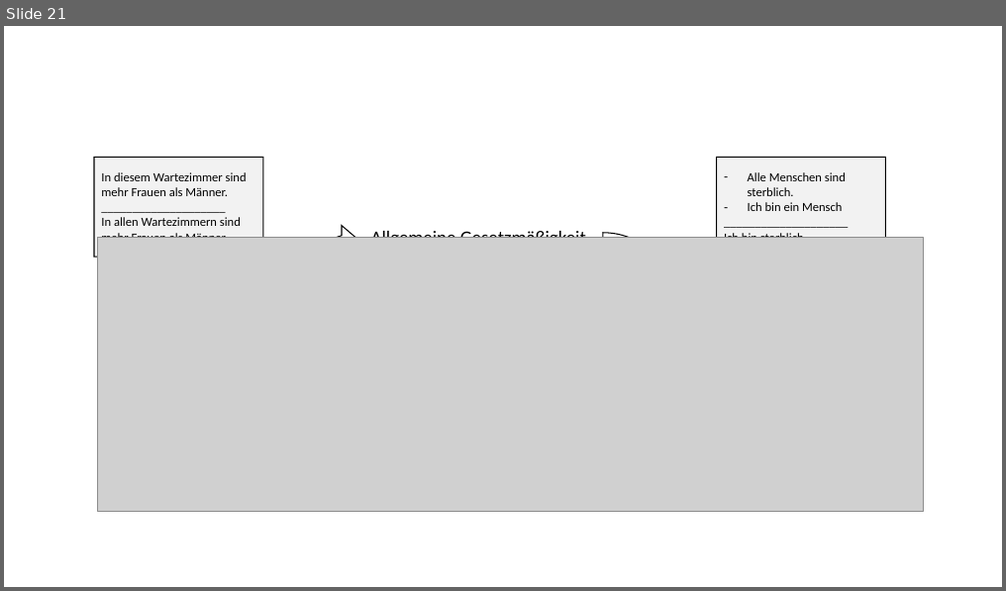
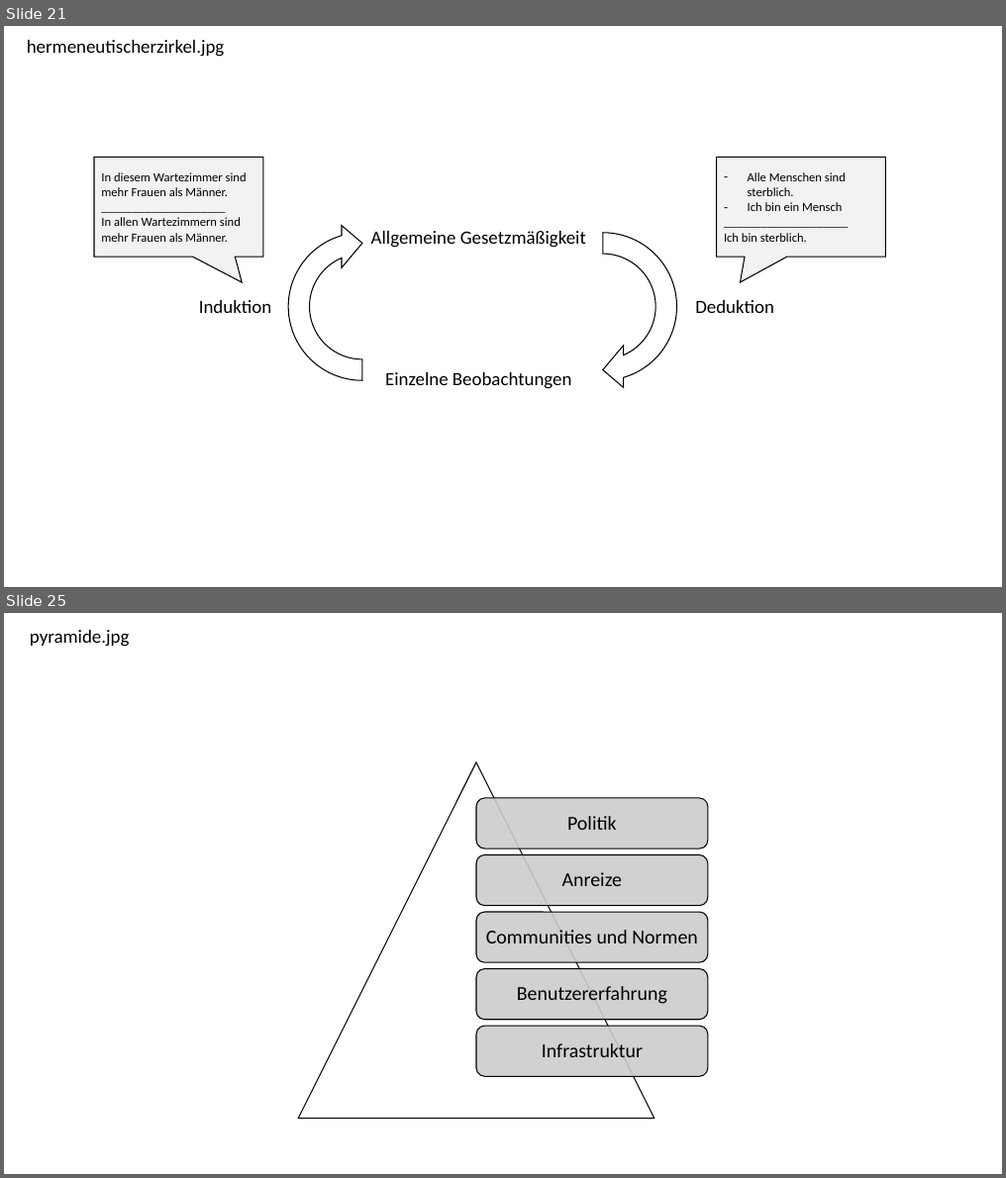
Before and after one commit to LukasRoeseler/opensciencebuch, a slide deck: images/Abbildungen-01.pptx. Shown one above the other, each under a label of ours: slide 21 before the commit, slides 21 and 25 after it; the slides between them are not shown. The pictures are 1006x591 and 1006x1178 pixels, drawn with LibreOffice and Linux fonts; fonts in the diff are those of the drawing; grey boxes stand for pictures. Boxes give left, top, right and bottom in pixels: in the first picture for what was removed or moved away, otherwise in the second. Text is boxed around its words. In the diff, an @@ line names an element or a change of style, - is before the commit and + after.

```diff
--- a/images/Abbildungen-01.pptx
+++ b/images/Abbildungen-01.pptx
@@ slide 25 added at (4,613,1002,1174), background #FFFFFF @@
@@ text added at (30,630,129,647), 18 pt, text #000000 @@
+pyramide.jpg
@@ group added at (298,762,708,1119): 5 rounded rectangles, 5 texts, 1 triangle @@
+Politik
+Anreize
+Communities und Normen
+Benutzererfahrung
+Infrastruktur
@@ slide 21 changed as well @@
@@ text added at (27,40,225,57), 18 pt, text #000000 @@
+hermeneutischerzirkel.jpg
@@ picture removed at (98,237,924,511) @@
@@ text added at (199,300,271,313), 18 pt, text #000000 @@
+Induktion
@@ text added at (695,300,774,313), 18 pt, text #000000 @@
+Deduktion
@@ text added at (385,372,572,389), 18 pt, text #000000 @@
+Einzelne Beobachtungen
```
Also in this commit, not shown: 13 other slides changed, 2 other slides added, 3 slides removed, 1 other file.
